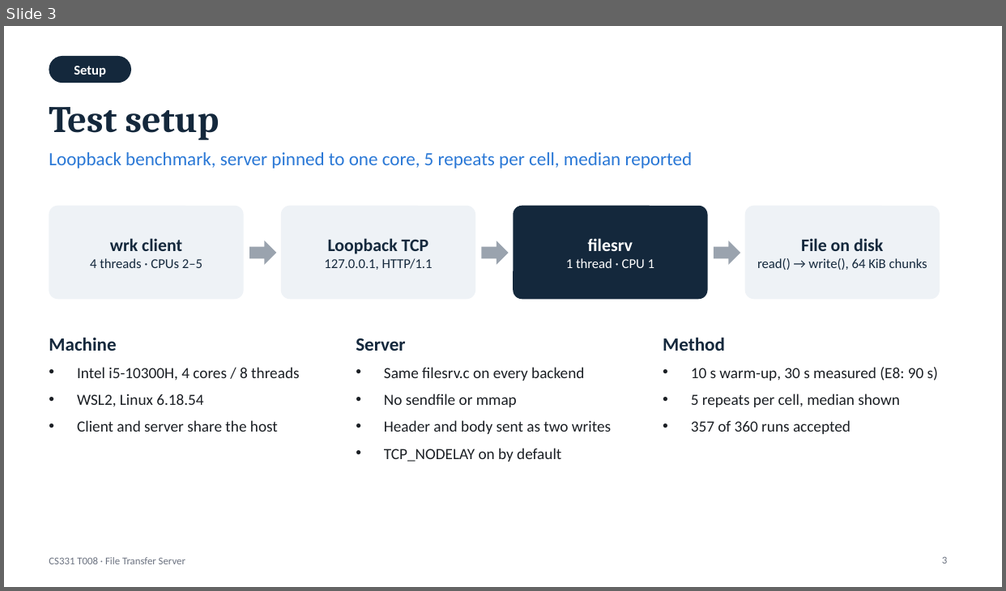
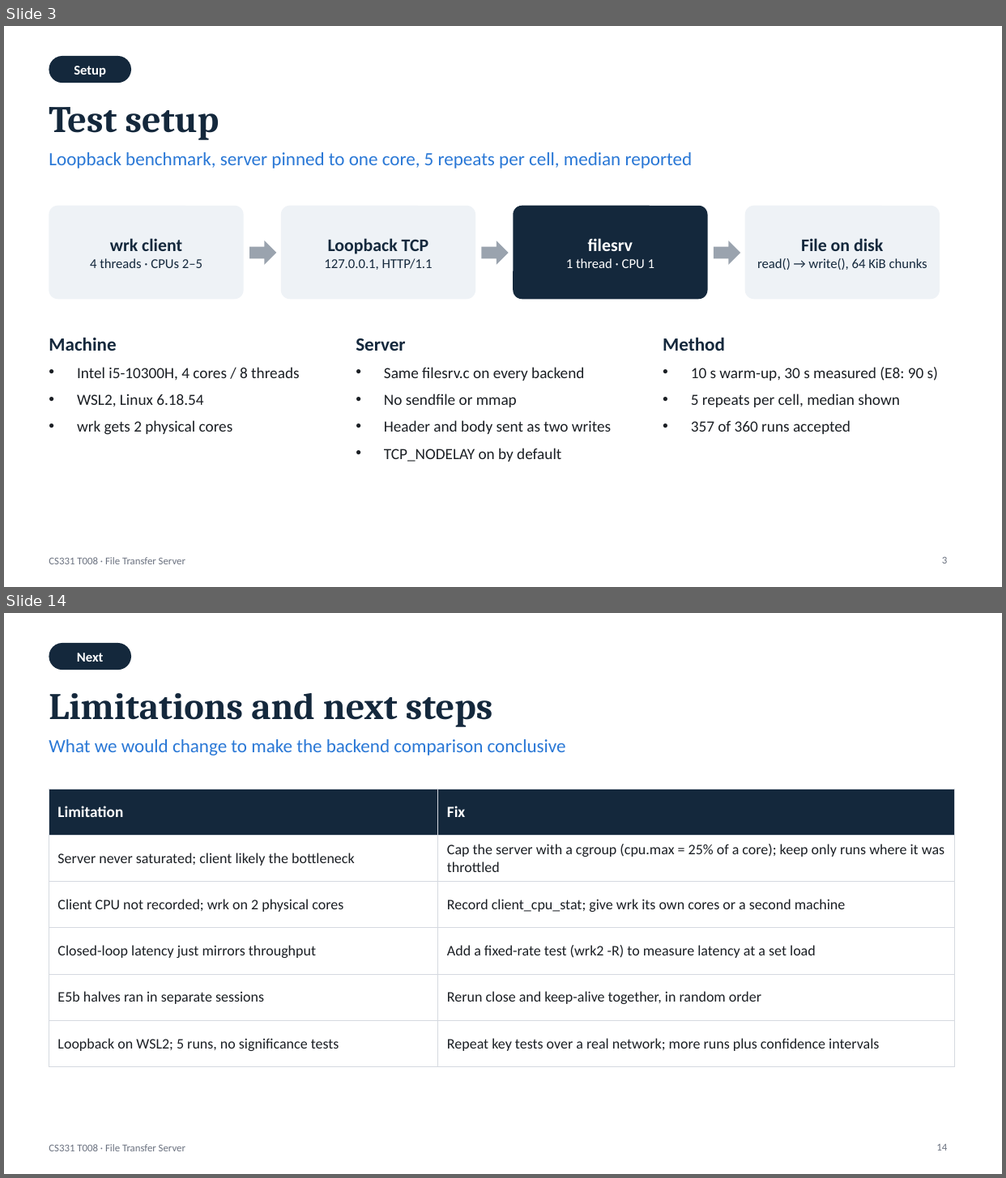
Before and after one commit to Pallav-Biyala/CS331-T008-NetworkIO, a slide deck: presentation-slides/File-Transfer-Server.pptx. Shown one above the other, each under a label of ours: slide 3 before the commit, slides 3 and 14 after it; the slides between them are not shown. The pictures are 1006x591 and 1006x1178 pixels, drawn with LibreOffice and Linux fonts; fonts in the diff are those of the drawing. Boxes give left, top, right and bottom in pixels: in the first picture for what was removed or moved away, otherwise in the second. Text is boxed around its words. In the diff, an @@ line names an element or a change of style, - is before the commit and + after.

```diff
--- a/presentation-slides/File-Transfer-Server.pptx
+++ b/presentation-slides/File-Transfer-Server.pptx
@@ slide 14 added at box(4, 613, 1002, 1174), background #FFFFFF; not listed: 1 template element that a slide beside it also shows @@
@@ rounded rectangle added at box(49, 643, 131, 670), fill #14283C @@
@@ text added at box(77, 653, 103, 662), 13 pt, text #FFFFFF, bold @@
+Next
@@ title added at box(49, 693, 492, 727), 36 pt, text #14283C, bold @@
+Limitations and next steps
@@ text added at box(49, 739, 566, 756), 18 pt, text #2A78D6 @@
+What we would change to make the backend comparison conclusive
@@ table added at box(49, 789, 955, 1054), 6 rows, 2 columns @@
+Limitation | Fix
+Server never saturated; client likely the bottleneck | Cap the server with a cgroup (cpu.max = 25% of a core); keep only runs where it was throttled
+Client CPU not recorded; wrk on 2 physical cores | Record client_cpu_stat; give wrk its own cores or a second machine
+Closed-loop latency just mirrors throughput | Add a fixed-rate test (wrk2 -R) to measure latency at a set load
+E5b halves ran in separate sessions | Rerun close and keep-alive together, in random order
+Loopback on WSL2; 5 runs, no significance tests | Repeat key tests over a real network; more runs plus confidence intervals
@@ page number added at box(936, 1144, 947, 1151), 10 pt, text #6B7280 @@
+14
@@ slide 3 changed as well @@
@@ text at box(77, 420, 233, 435): text changed @@
-• Client and server share the host
+• wrk gets 2 physical cores
```
Also in this commit, not shown: 8 other slides changed, 2 other slides added, 6 other files.
